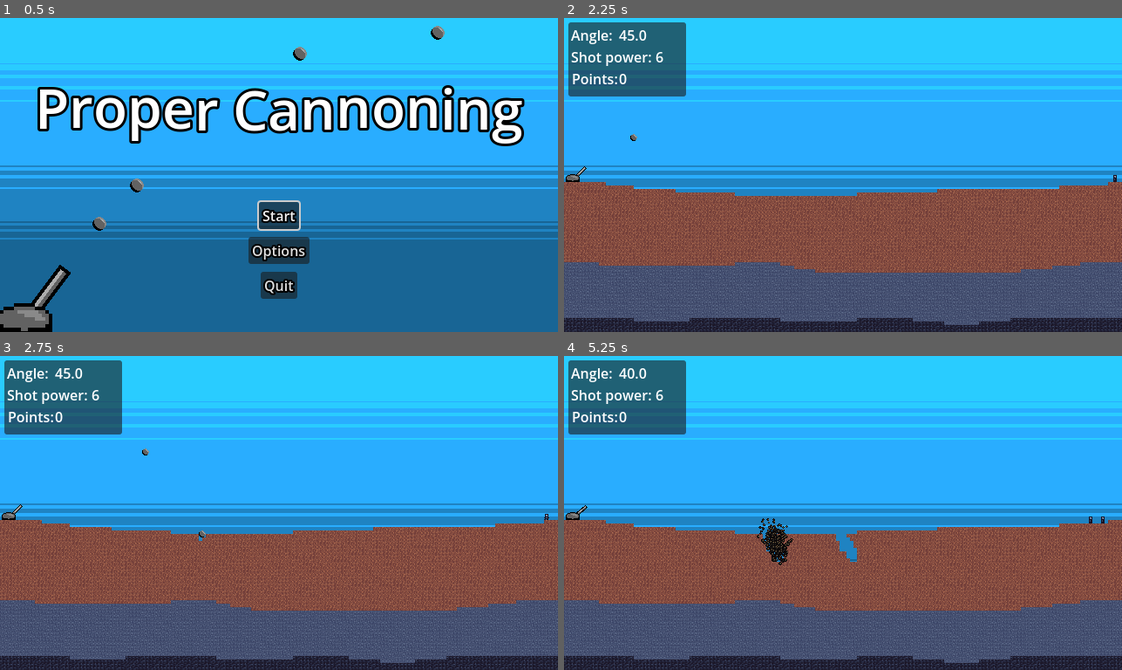
Above: before the commit, frames 1-4 (two rows, left to right).
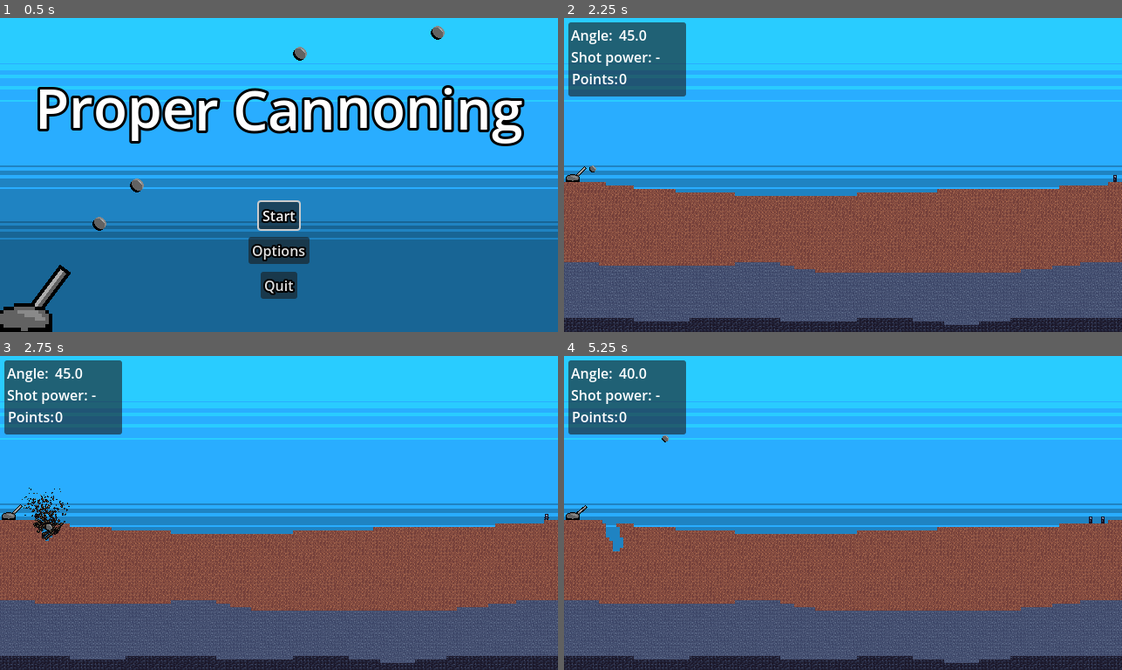
Above: after the commit, the same moments.

Repository: hunttis/ld-60
Game: Godot game, scene res://assets/scenes/master.tscn
The game is run twice, just before and just after one commit, with the same random seed, the same clock (stepped at 60 frames per second) and the same inputs.
Inputs (mouse positions are in pixels of both pictures, inside the frame that each line leads up to):
- Up to frame 1 (0.5 s): no input
- Up to frame 2 (2.25 s): click "Start" at 0.5 s; tap Enter at 1.25 s; move the mouse to (965, 159) at 1.27 s; tap Down (decrease_shot_power) at 1.35 s; tap Up (increase_shot_power) at 1.55, 2.1 s; tap Space (shoot) at 2 s; move the mouse to (731, 190) at 2.02 s
- Up to frame 3 (2.75 s): tap Space (shoot) at 2.3 s
- Up to frame 4 (5.25 s): move the mouse to (898, 443) at 2.77 s; hold Space (shoot) 2.78-3.53 s; tap Down (decrease_shot_power) at 3.05, 3.6 s; move the mouse to (815, 575) at 3.52 s; tap Up (increase_shot_power) at 3.8, 4.35 s; move the mouse to (1010, 560) at 4.27 s; hold Space (shoot) 4.28-5.03 s; move the mouse to (675, 465) at 5.02 s; tap Right (lower_cannon_angle) at 5.1 s

Frame 1 is identical in both runs. In frame 2, less than 0.1% of the frame differs, in the area x 4-18%, y 10-50%; in frame 3, 0.5%; in frame 4, 0.9%, in the area x 6-53%, y 10-67%.

Commit message:
Charge the cannon shot

Diff:
--- a/assets/scenes/game.gd
+++ b/assets/scenes/game.gd
@@ -8,17 +8,13 @@
 @onready var player = $Player
 @onready var tilemap_layer = $Terrain/LevelData
 
-@export var shoot_speed: float = 90
+@export var shoot_speed: float = 1000
 
 var paused = false
 
 func _ready() -> void:
-  cannon.angle_changed.connect(func(angle: float):
-    angle_value_label.text = str("%.1f" % angle)
-  )
-  cannon.power_changed.connect(func(power: int):
-    shot_power_label.text = str(power)
-  )
+  cannon.angle_changed.connect(update_ui_angle)
+  cannon.power_changed.connect(update_ui_power)
   cannon.shoot.connect(shoot)
 
   Events.player_died.connect(end_game)
@@ -36,7 +32,16 @@
 func toggle_pause(paused: bool):
   self.paused = paused
 
-func shoot(angle: float, power: int) -> void:
+func update_ui_angle(angle: float):
+  angle_value_label.text = str("%.1f" % angle)
+
+func update_ui_power(power: float):
+  if power == 0:
+    shot_power_label.text = "-"
+  else:
+    shot_power_label.text = str("%.0f" % (power * 1000))
+
+func shoot(angle: float, power: float) -> void:
   if paused:
     return
   var cannonball = projectile_scene.instantiate() as RigidBody2D
@@ -51,6 +56,7 @@
   get_tree().current_scene.add_child(cannonball)
   cannonball.global_position = cannon.global_position
   cannonball.linear_velocity = direction * shoot_speed * power
+  update_ui_power(0)
 
 func end_game():
   Events.go_to_game_over.emit()
--- a/assets/scenes/player/cannon.gd
+++ b/assets/scenes/player/cannon.gd
@@ -5,15 +5,15 @@
 const ANGLE_MOD_SPEED = 75
 const MIN_ANGLE = 5
 const MAX_ANGLE = 80
-const MIN_POWER = 1
-const MAX_POWER = 9
+const MIN_POWER = .1
+const MAX_POWER = 1.0
 
 signal angle_changed(angle: float)
-signal power_changed(power: int)
-signal shoot(angle: float, power: int)
+signal power_changed(power: float)
+signal shoot(angle: float, power: float)
 
 var angle: float = 45
-var shot_power: int = 5
+var shot_power: float = 0
 var paused: bool = false
 
 func _init() -> void:
@@ -37,13 +37,13 @@
     change_cannon_angle(Direction.DOWN, delta)
   if Input.is_action_pressed("raise_cannon_angle") && angle < MAX_ANGLE:
     change_cannon_angle(Direction.UP, delta)
-  if Input.is_action_just_pressed("increase_shot_power") && shot_power < MAX_POWER:
-    shot_power += 1
+  if Input.is_action_just_pressed("shoot"):
+    shot_power = MIN_POWER
+  if Input.is_action_pressed("shoot") && shot_power < MAX_POWER:
+    shot_power += delta
+    shot_power = min(shot_power, MAX_POWER)
     power_changed.emit(shot_power)
-  if Input.is_action_just_pressed("decrease_shot_power") && shot_power > MIN_POWER:
-    shot_power -= 1
-    power_changed.emit(shot_power)
-  if Input.is_action_just_pressed("shoot"):
+  if Input.is_action_just_released("shoot"):
     shoot.emit(angle, shot_power)
 
 func change_cannon_angle(dir: Direction, delta: float):
--- a/assets/scenes/test/shoot.tscn
+++ /dev/null
@@ -1,73 +0,0 @@
-[gd_scene format=3 uid="uid://bcy3s6b34thlj"]
-
-[ext_resource type="Script" uid="uid://c86vwo6cckj2k" path="res://assets/scenes/game.gd" id="1_73w55"]
-[ext_resource type="PackedScene" uid="uid://caks8edhjdicg" path="res://assets/scenes/terrain/tilemap.tscn" id="2_acsge"]
-[ext_resource type="PackedScene" uid="uid://c4rilst8won7a" path="res://assets/scenes/player/player.tscn" id="2_liek5"]
-[ext_resource type="PackedScene" uid="uid://by87c6b1r3qay" path="res://assets/scenes/ammo/cannonball.tscn" id="2_n6xmm"]
-[ext_resource type="PackedScene" uid="uid://btbkcqbt07nyh" path="res://assets/scenes/enemies/enemy_controller.tscn" id="3_n6xmm"]
-[ext_resource type="Script" uid="uid://c4j78f276ibob" path="res://assets/debug_controls.gd" id="5_6ljtw"]
-
-[node name="ShootGame" type="Node2D" unique_id=686144590]
-script = ExtResource("1_73w55")
-projectile_scene = ExtResource("2_n6xmm")
-
-[node name="Terrain" parent="." unique_id=397394120 instance=ExtResource("2_acsge")]
-
-[node name="CannonParametersPanel" type="Panel" parent="." unique_id=1670237246]
-offset_left = 5.0
-offset_top = 5.0
-offset_right = 140.0
-offset_bottom = 62.0
-
-[node name="AngleLabel" type="Label" parent="CannonParametersPanel" unique_id=1034256158]
-layout_mode = 0
-offset_left = 3.0
-offset_top = 3.0
-offset_right = 58.0
-offset_bottom = 28.0
-text = "Angle:"
-
-[node name="AngleValue" type="Label" parent="CannonParametersPanel" unique_id=2071767456]
-unique_name_in_owner = true
-layout_mode = 0
-offset_left = 58.0
-offset_top = 3.0
-offset_right = 108.0
-offset_bottom = 28.0
-
-[node name="PowerLabel" type="Label" parent="CannonParametersPanel" unique_id=1927396480]
-layout_mode = 0
-offset_left = 3.0
-offset_top = 28.0
-offset_right = 98.0
-offset_bottom = 53.0
-text = "Shot power:"
-
-[node name="PowerValue" type="Label" parent="CannonParametersPanel" unique_id=1717940204]
-unique_name_in_owner = true
-layout_mode = 0
-offset_left = 100.0
-offset_top = 28.0
-offset_right = 130.0
-offset_bottom = 53.0
-
-[node name="EnemyController" parent="." unique_id=709279803 node_paths=PackedStringArray("walker_spawn", "flyer_spawn") instance=ExtResource("3_n6xmm")]
-walker_spawn = NodePath("WalkerSpawn")
-flyer_spawn = NodePath("FlyerSpawn")
-basic_speed = 600.0
-light_flying_speed = 750.0
-dark_flying_speed = 1000.0
-
-[node name="WalkerSpawn" type="Node2D" parent="EnemyController" unique_id=2118882105]
-position = Vector2(637, 175)
-
-[node name="FlyerSpawn" type="Node2D" parent="EnemyController" unique_id=540621942]
-position = Vector2(698, 63)
-
-[node name="Player" parent="." unique_id=71792886 instance=ExtResource("2_liek5")]
-position = Vector2(10, 188)
-
-[node name="DebugControls" type="Node2D" parent="." unique_id=599521625 node_paths=PackedStringArray("enemy_controller")]
-script = ExtResource("5_6ljtw")
-enemy_controller = NodePath("../EnemyController")
-metadata/_custom_type_script = "uid://c4j78f276ibob"
